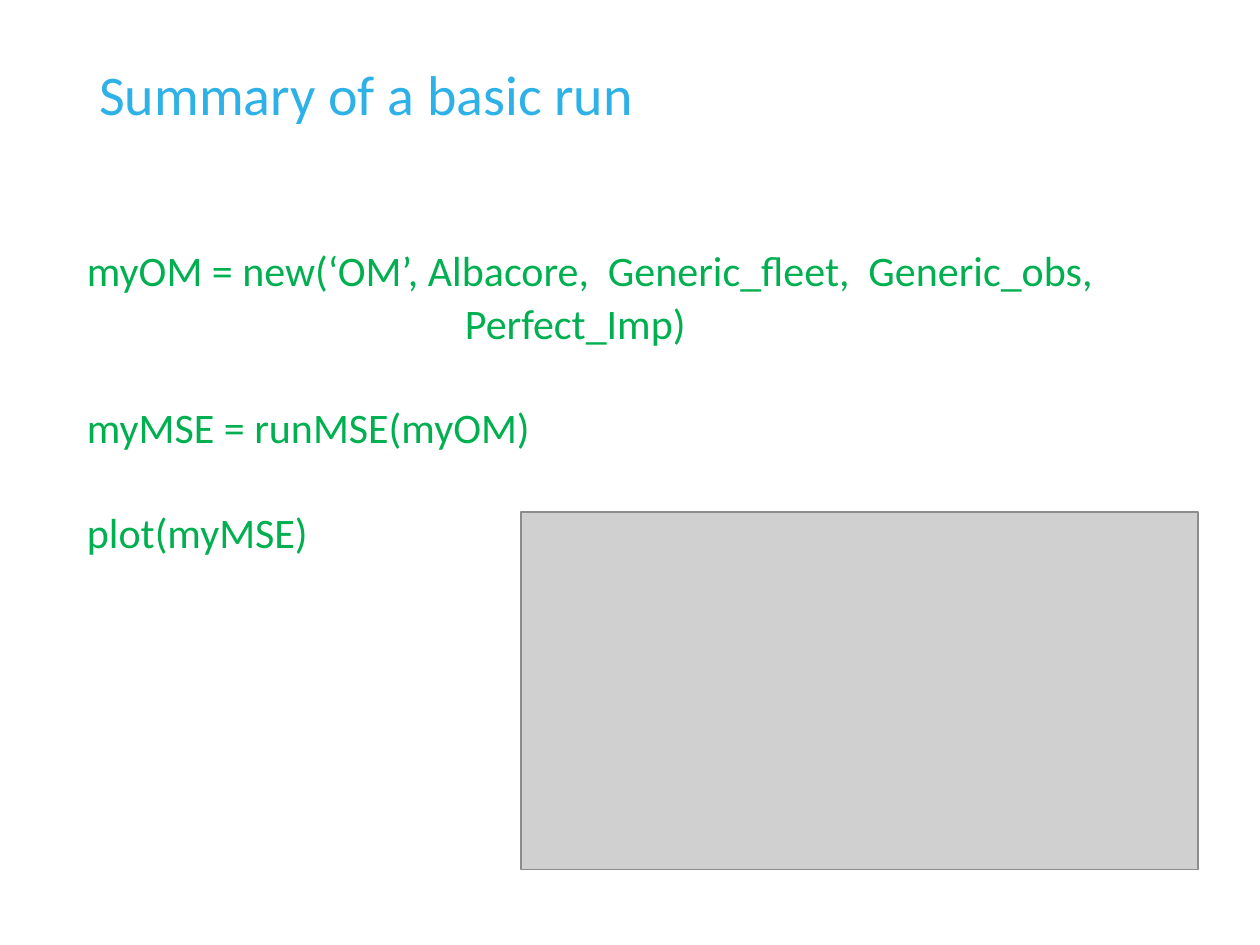
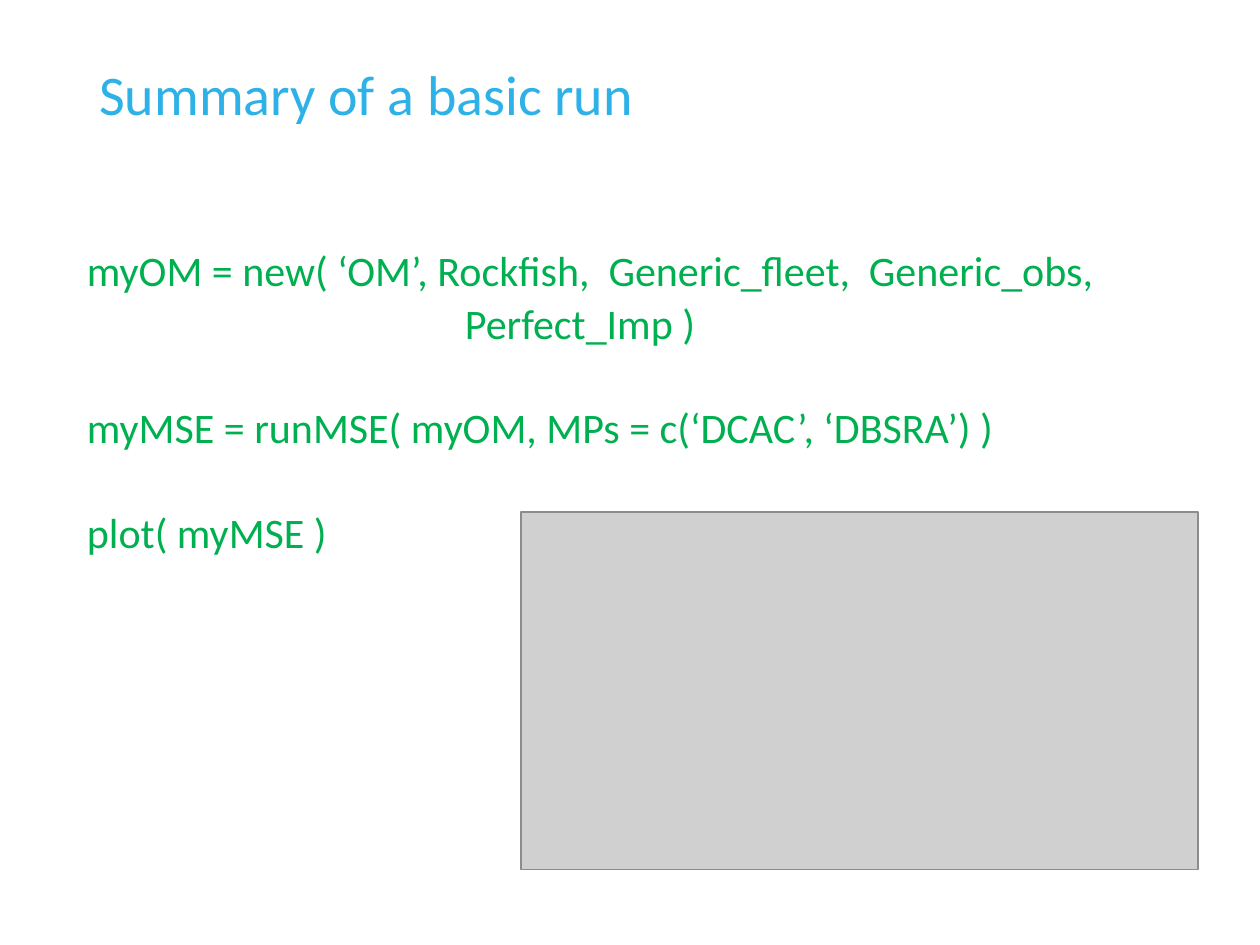
Before and after one commit to DLMtool/DLMDev, a slide deck: slide 10 of Disused code/Misc/DLM_DFO/Lectures/2 Running DLMtool/L2b Simple run of DLMtool.pptx. Drawn at 1260x945 pixels with LibreOffice and Linux fonts; fonts in the diff are those of the drawing; grey boxes stand for pictures; background and template pictures are left out. Boxes give left, top, right and bottom in pixels: in the first picture for what was removed or moved away, otherwise in the second. Text is boxed around its words. In the diff, an @@ line names an element or a change of style, - is before the commit and + after.

```diff
--- a/Disused code/Misc/DLM_DFO/Lectures/2 Running DLMtool/L2b Simple run of DLMtool.pptx
+++ b/Disused code/Misc/DLM_DFO/Lectures/2 Running DLMtool/L2b Simple run of DLMtool.pptx
@@ text at (87, 255, 1093, 555): text changed @@
-myOM = new(‘OM’, Albacore, Generic_fleet, Generic_obs,
-Perfect_Imp)
-myMSE = runMSE(myOM)
-plot(myMSE)
+myOM = new( ‘OM’, Rockfish, Generic_fleet, Generic_obs,
+Perfect_Imp )
+myMSE = runMSE( myOM, MPs = c(‘DCAC’, ‘DBSRA’) )
+plot( myMSE )
```
Also in this commit, not shown: 7 other slides changed, 39 other files.
